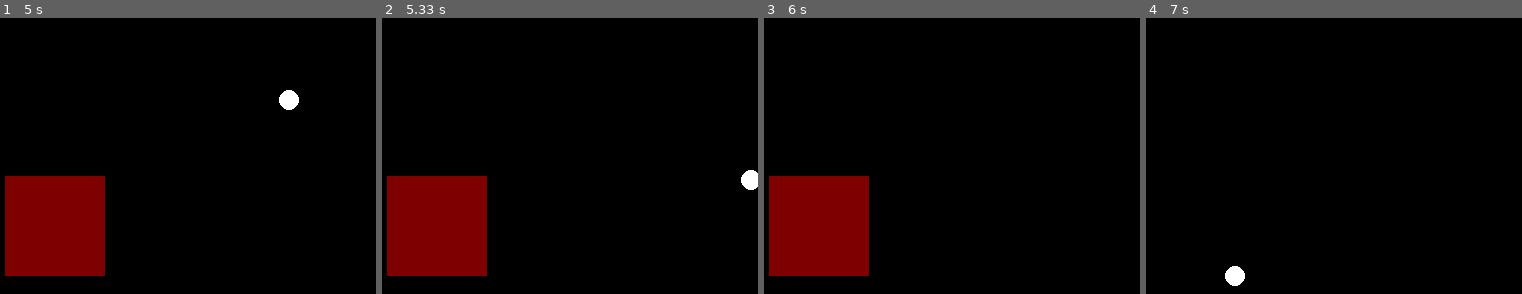
Above: before the commit, frames 1-4 (left to right).
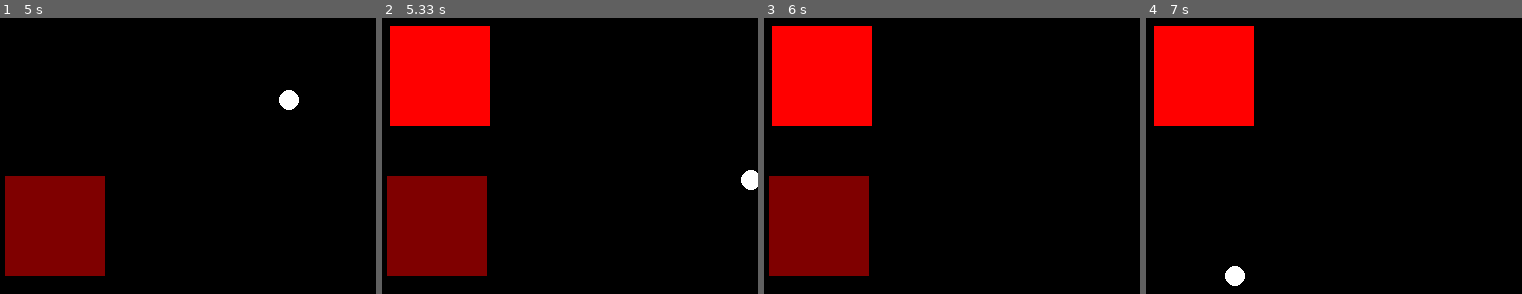
Above: after the commit, the same moments.

Repository: Gibson223/mod-5
Game: pygame game, started from py/main.py
Two runs of this game, one before a commit and one after it. Both use one fixed random seed, a clock stepped at 60 frames per second and the inputs below.
Inputs:
- Up to frame 1 (5 s): hold Right 0.33-0.8 s; hold Right 0.83-1.3 s; hold Left 1.33-1.87 s; hold Left 1.9-2.3 s; hold Right 2.33-2.97 s; hold Left 3-3.47 s; hold Right 3.5-3.97 s; hold Right 4-4.47 s; hold Left from 4.5 s (still down)
- Up to frame 2 (5.33 s): release Left at 5.03 s; hold Left from 5.07 s (still down)
- Up to frame 3 (6 s): release Left at 5.47 s; hold Right from 5.5 s (still down)
- Up to frame 4 (7 s): release Right at 6.13 s; hold Left 6.17-6.63 s; hold Right from 6.67 s (still down)
The pictures show only the part of the screen within x 42-92%, y 14-64%; the shares and areas given below are measured in that part.

Frame 1 is identical in both runs. In frame 2, 9.6% of the frame differs, in the area x 2-29%, y 2-40%; in frame 3, 9.6%; in frame 4, 9.6%.

Commit message:
enemies can no longer overlap

Diff:
--- a/py/main.py
+++ b/py/main.py
@@ -128,8 +128,7 @@
 
         self.time_until_next_block = 0
         self.last_block_time = 0
-        #self.block_nr=0
-        #self.block=[]
+        self.blocklist=[]
         # Play some music!
         # use one of these
         # AudioObj.playMusic('highScore')
@@ -181,18 +180,27 @@
         # draw sprites
         self.AllSpritesList.draw(Screen)
 
-    def removesprite(self, obj1):
+    def removeblock(self, obj1):
         self.AllSpritesList.remove(obj1)
         self.CollisionSpritesList.remove(obj1)
+        self.blocklist.remove(obj1)
         del obj1
 
     def addBlock(self):
-        #self.block_nr+=1
+
+        valid_block=True
         newblock = objects.Block(constants.colors["RED"],constants.BLOCKWIDTH, constants.BLOCKHEIGHT)
-        self.AllSpritesList.add(newblock)
-        self.CollisionSpritesList.add(newblock)
-        time_until_next_block = random.randint(10,20)
-        return time_until_next_block
+        for block in self.blocklist:
+            if pygame.sprite.collide_rect(newblock,block):
+                valid_block=False
+        if valid_block:
+            self.AllSpritesList.add(newblock)
+            self.CollisionSpritesList.add(newblock)
+            self.blocklist.append(newblock)
+            time_until_next_block = random.randint(5,6)
+            return time_until_next_block
+        else:
+            return 0
 
 
 class CollisionHandling:
@@ -223,7 +231,7 @@
             if isinstance(c, objects.Block):
                 c_newhp = c.reduceHP(ballObj.xspeed, ballObj.yspeed)
                 if c_newhp <= 0:
-                    GameObj.removesprite(c)
+                    GameObj.removeblock(c)
 
 
             isVertical_old = CollisionHandling.findBounceIsVertical_old(ballObj, c)
